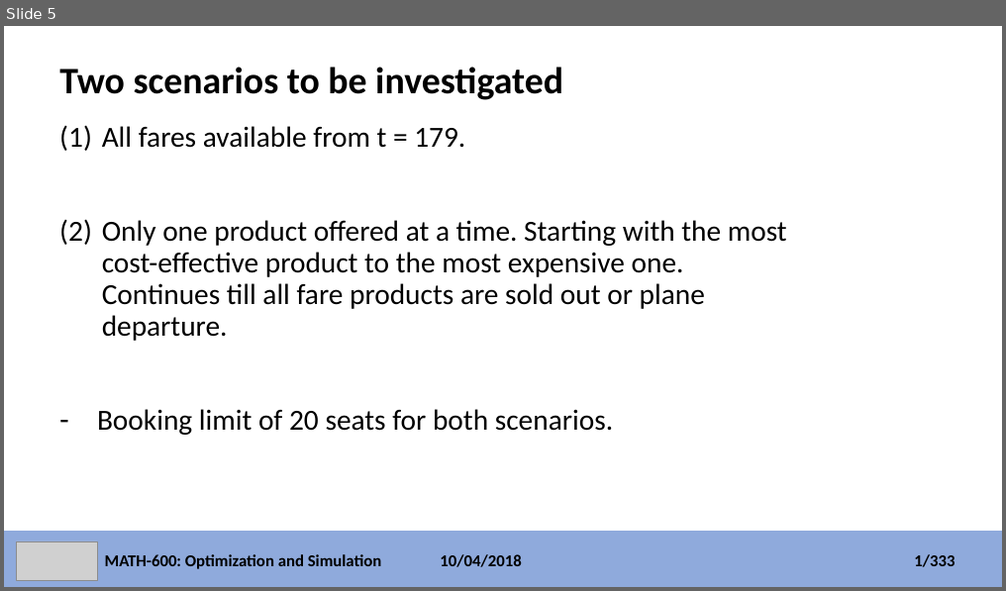
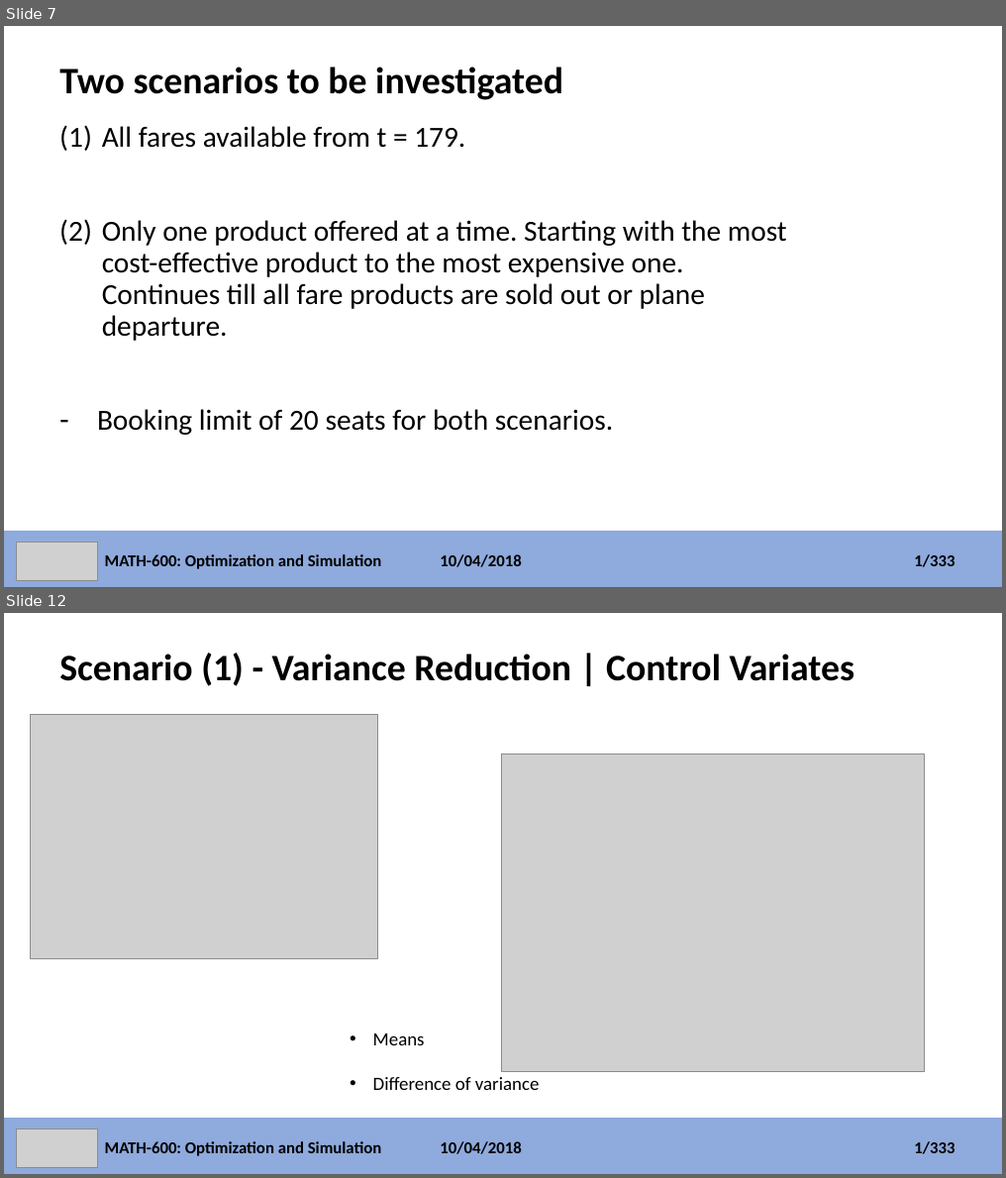
Before and after one commit to faymanns/simulation_and_optimization, a slide deck: simulation_project.pptx. Shown one above the other, each under a label of ours: slide 5 before the commit, slides 7 and 12 after it; the slides between them are not shown. The pictures are 1006x591 and 1006x1178 pixels, drawn with LibreOffice and Linux fonts; fonts in the diff are those of the drawing; grey boxes stand for pictures. Boxes give left, top, right and bottom in pixels: in the first picture for what was removed or moved away, otherwise in the second. Text is boxed around its words. In the diff, an @@ line names an element or a change of style, - is before the commit and + after.

```diff
--- a/simulation_project.pptx
+++ b/simulation_project.pptx
@@ slide 12 added at (x1=4, y1=613, x2=1002, y2=1174), background #FFFFFF; not listed: 1 template element that a slide beside it also shows @@
@@ title added at (x1=59, y1=653, x2=855, y2=686), 36 pt, text #000000, bold @@
+Scenario (1) - Variance Reduction | Control Variates
@@ picture added at (x1=30, y1=715, x2=377, y2=959) @@
@@ picture added at (x1=501, y1=754, x2=925, y2=1071) @@
@@ text added at (x1=373, y1=1034, x2=540, y2=1090), 18 pt, text #000000 @@
+• Means
+• Difference of variance
@@ picture added at (x1=16, y1=1129, x2=97, y2=1167) @@
@@ text added at (x1=105, y1=1142, x2=382, y2=1157), 16 pt, text #000000, bold @@
+MATH-600: Optimization and Simulation
@@ text added at (x1=440, y1=1142, x2=521, y2=1155), 16 pt, text #000000, bold @@
+10/04/2018
@@ text added at (x1=914, y1=1142, x2=954, y2=1155), 16 pt, text #000000, bold @@
+1/333
@@ what was slide 5 is now slide 7 @@
```
Also in this commit, not shown: 8 slides changed, 6 other slides added.
